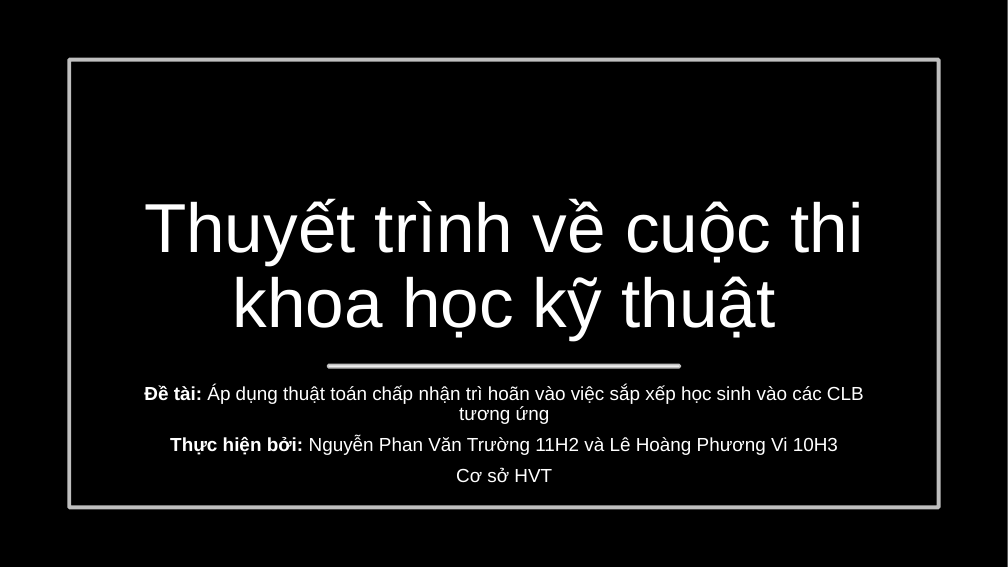
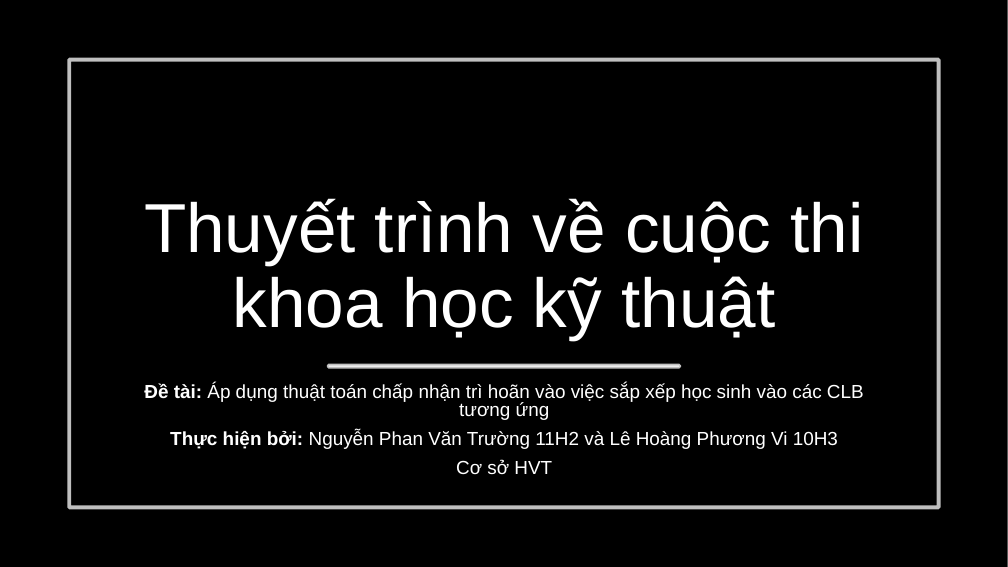
Before and after one commit to nguyenphanvantruong6969-arch/rbda-kiosk, a slide deck: slide 1 of THUYET_TRINH_KHKT_DA_SUA_FONT.pptx. Drawn at 1008x567 pixels with LibreOffice and Linux fonts; fonts in the diff are those of the drawing. Boxes give left, top, right and bottom in pixels: in the first picture for what was removed or moved away, otherwise in the second. Text is boxed around its words. In the diff, an @@ line names an element or a change of style, - is before the commit and + after.

```diff
--- a/THUYET_TRINH_KHKT_DA_SUA_FONT.pptx
+++ b/THUYET_TRINH_KHKT_DA_SUA_FONT.pptx
@@ subtitle "Đề tài: Áp dụng thuật ..." at [144,383,864,474]: line spacing 0.9 to 0.8 @@
```
Also in this commit, not shown: 3 other slides changed, 2 slides added.
